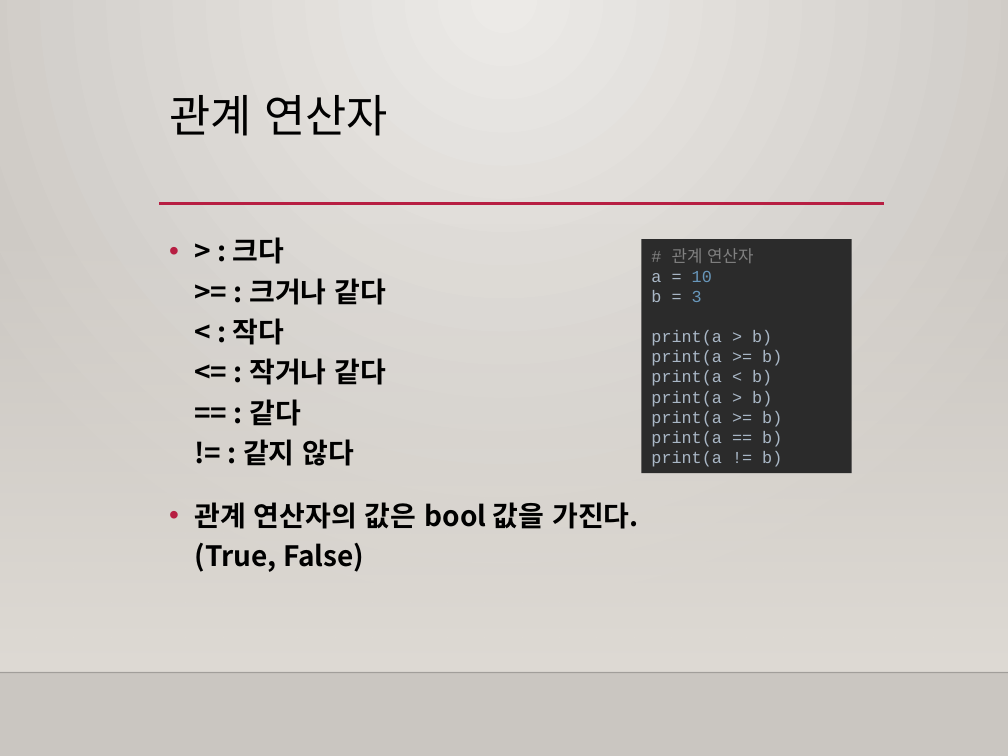
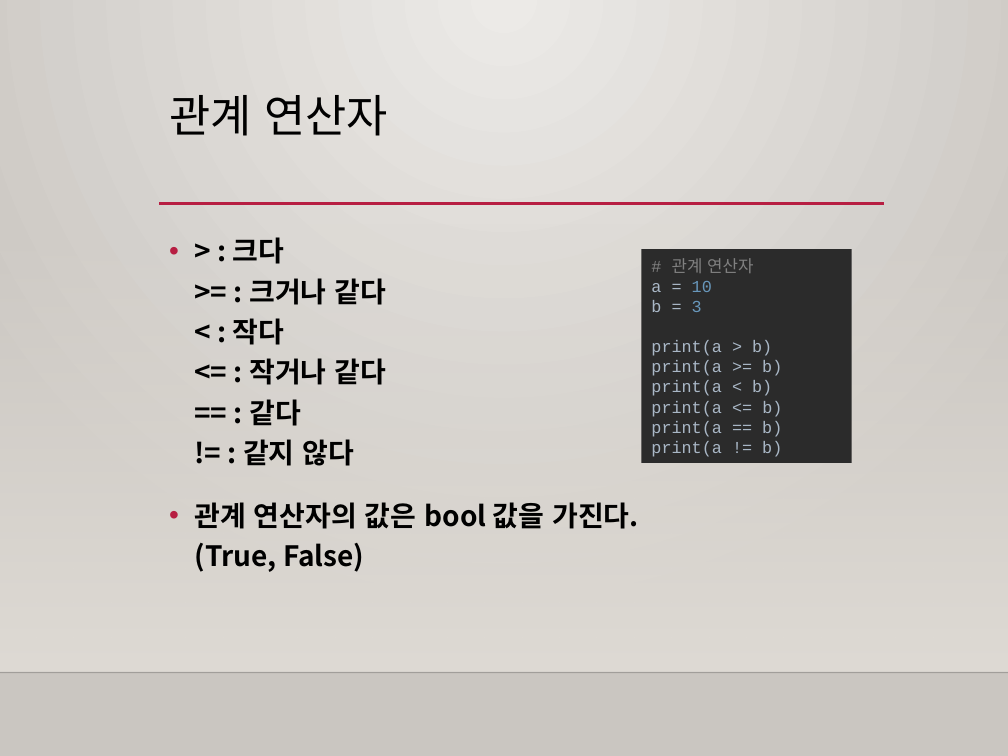
Before and after one commit to freshmea/weizman_python_class, a slide deck: slide 5 of textbook/파이썬3-1교시.pptx. Drawn at 1008x756 pixels with LibreOffice and Linux fonts; fonts in the diff are those of the drawing; background and template pictures are left out. Boxes give left, top, right and bottom in pixels: in the first picture for what was removed or moved away, otherwise in the second. Text is boxed around its words. In the diff, an @@ line names an element or a change of style, - is before the commit and + after.

```diff
--- a/textbook/파이썬3-1교시.pptx
+++ b/textbook/파이썬3-1교시.pptx
@@ rectangle "# 관계 연산자 a = ...": place and size @@
-rectangle "# 관계 연산자 a = ..." at [641, 239, 852, 473]
+rectangle "# 관계 연산자 a = ..." at [641, 249, 852, 463]
@@ text in rectangle at [651, 258, 782, 457]: text changed @@
-# 관계 연산자
-a = 10
-b = 3
-print(a > b)
-print(a >= b)
-print(a < b)
-print(a > b)
-print(a >= b)
-print(a == b)
-print(a != b)
+# 관계 연산자
+a = 10
+b = 3
+print(a > b)
+print(a >= b)
+print(a < b)
+print(a <= b)
+print(a == b)
+print(a != b)
```
Also in this commit, not shown: 1 other slide changed, 3 other files.
